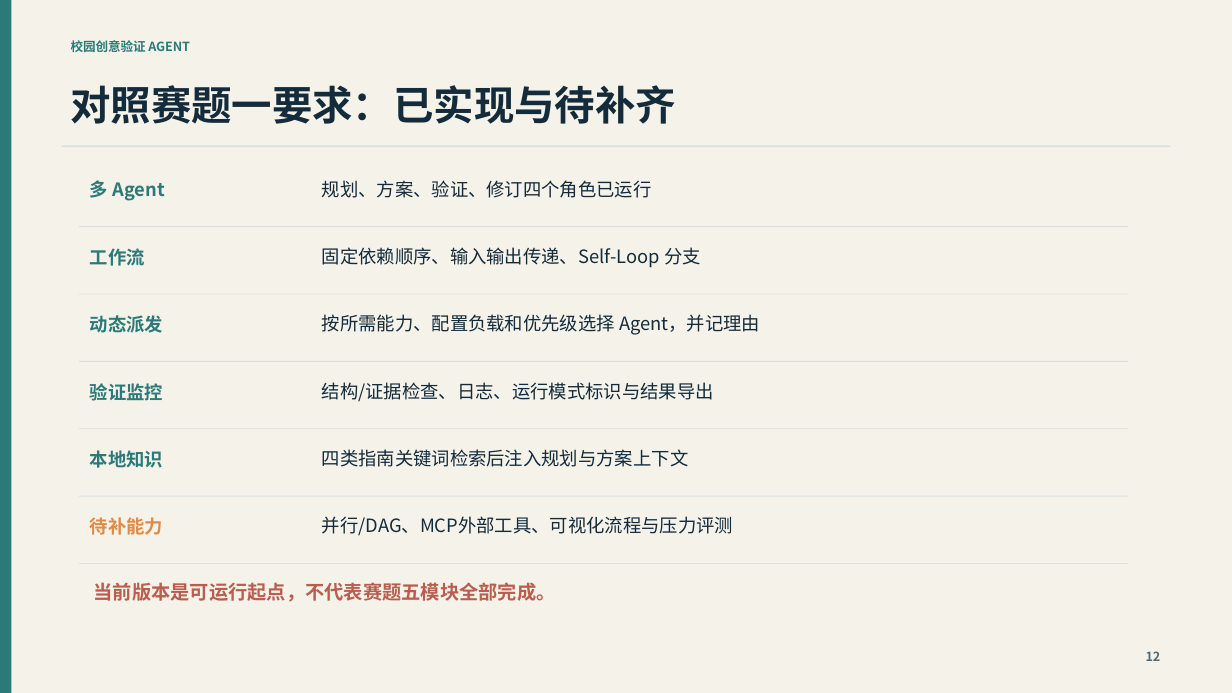
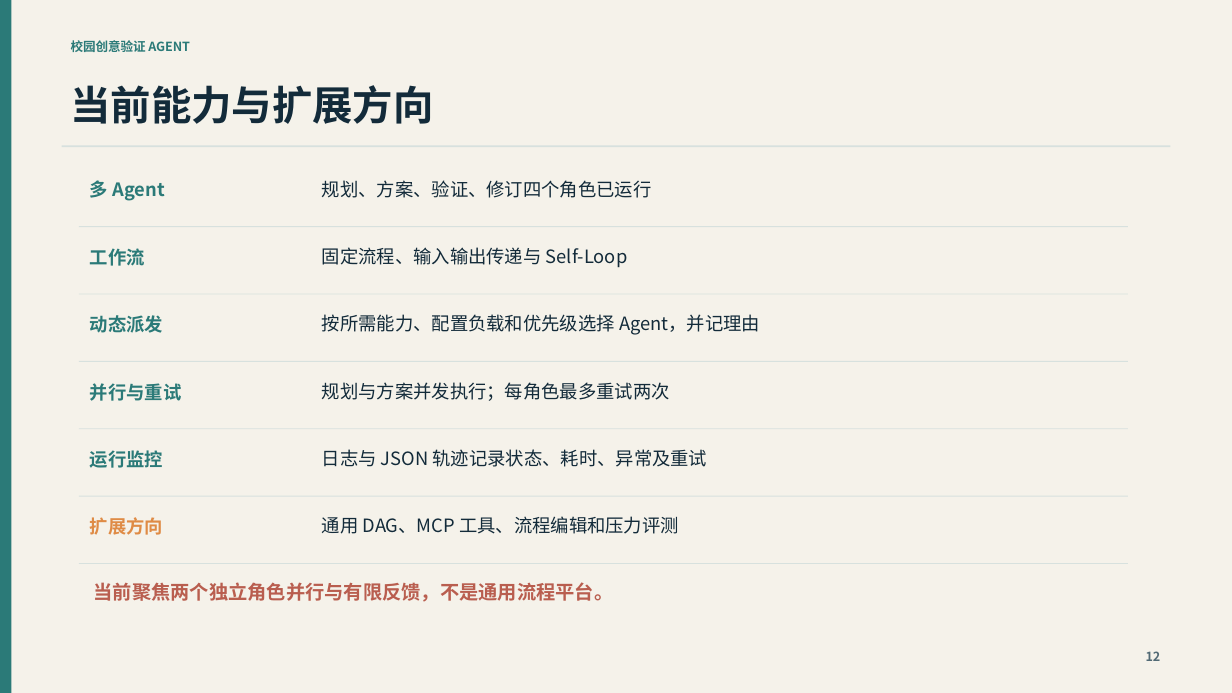
Before and after one commit to kanghaoyue11/campus-idea-agent, a slide deck: slide 12 of 校园创意验证Agent_演示稿.pptx. Drawn at 1232x693 pixels with LibreOffice and Linux fonts; fonts in the diff are those of the drawing. Boxes give left, top, right and bottom in pixels: in the first picture for what was removed or moved away, otherwise in the second. Text is boxed around its words. In the diff, an @@ line names an element or a change of style, - is before the commit and + after.

```diff
--- a/校园创意验证Agent_演示稿.pptx
+++ b/校园创意验证Agent_演示稿.pptx
@@ text at [71,85,434,124]: text changed @@
-对照赛题一要求：已实现与待补齐
+当前能力与扩展方向
@@ text at [322,247,628,268]: text changed @@
-固定依赖顺序、输入输出传递、Self-Loop 分支
+固定流程、输入输出传递与 Self-Loop
@@ text at [90,383,182,401]: text changed @@
-验证监控
+并行与重试
@@ text at [322,382,670,401]: text changed @@
-结构/证据检查、日志、运行模式标识与结果导出
+规划与方案并发执行；每角色最多重试两次
@@ text at [322,449,708,467]: text changed @@
-四类指南关键词检索后注入规划与方案上下文
+日志与 JSON 轨迹记录状态、耗时、异常及重试
@@ text at [90,450,163,468]: text changed @@
-本地知识
+运行监控
@@ text at [90,517,163,535]: text changed @@
-待补能力
+扩展方向
@@ text at [322,516,679,534]: text changed @@
-并行/DAG、MCP外部工具、可视化流程与压力评测
+通用 DAG、MCP 工具、流程编辑和压力评测
@@ text at [94,582,614,602]: text changed @@
-当前版本是可运行起点，不代表赛题五模块全部完成。
+当前聚焦两个独立角色并行与有限反馈，不是通用流程平台。
```
Also in this commit, not shown: 8 other slides changed, 9 other files.
